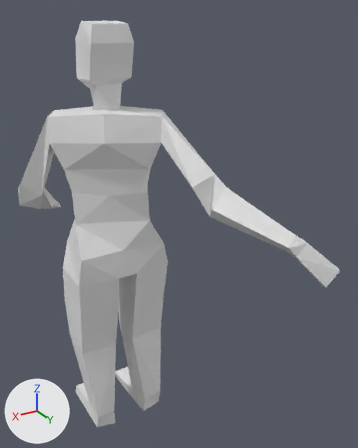
Before and after pictures for a commit that changed the glTF model models/person.glb.
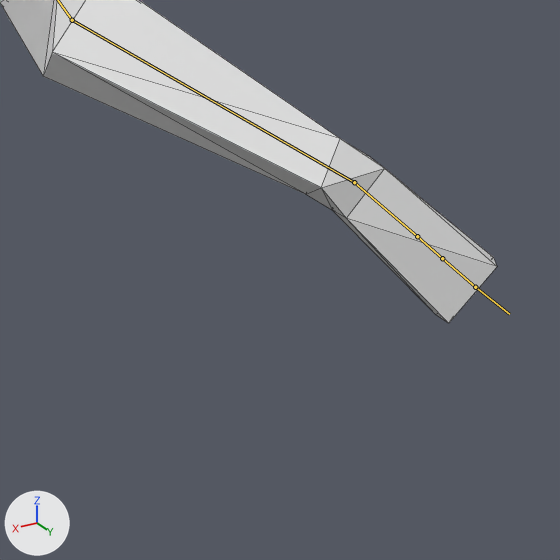
There are two pictures of each version: one whole from a camera (50 mm lens) standing at (0.644, 1.53, 1.568) and looking at (-0.225, 0.083, 0.844), one close up on the part from 55% to 100% of the width and 43% to 79% of the height. Every picture has the same lights, and +X, +Y and +Z are marked at lower left. Both versions are drawn at frame 47 of the action 'bones.001'; the numbers are the values there. The bones that bend it are drawn over the model as lines in the close-ups. The close-ups show mesh edges as thin lines.

The first close-up shows 'body'.
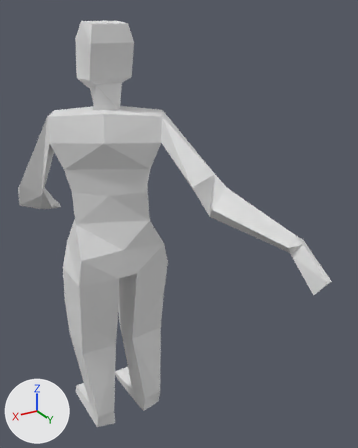
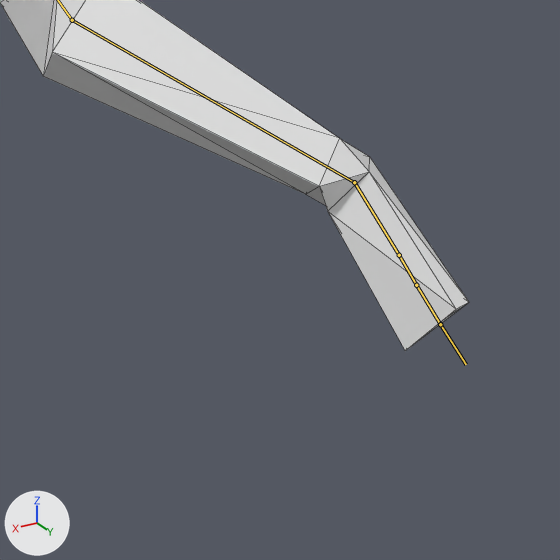
Location of each change, (x1, y1, x2, y2) in pixels of the close-ups (560 x 560 px):
'body', posed
    before: (0, 0, 497, 323)
    after: (0, 0, 469, 351)
bone 'Hand.R', root to tip
    before: (354, 182) to (417, 236)
    after: (354, 182) to (399, 255)

Patch to the scene script:
```diff
--- a/models/person.glb.py
+++ b/models/person.glb.py
@@ bone_hand_r @@
 bone_hand_r = bpy.data.objects['bones.001'].pose.bones['Hand.R']  # child of 'LowerArm.R'
-bone_hand_r.rotation_quaternion = (0.975, -0.072, 0.139, -0.158)  # degrees (-11, 14, -20)
+bone_hand_r.rotation_quaternion = (0.908, 0.248, 0.315, -0.125)  # degrees (29, 39, -5)
```
